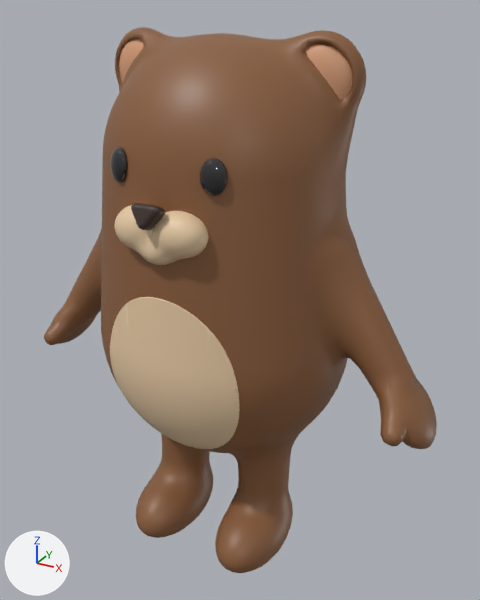
What one commit did to the glTF model models/Bear.glb.
Both versions are drawn from a 50 mm camera at (0.587, -1.003, 1.018) aimed at (0.026, 0.016, 0.508). Every picture has the same lights, and +X, +Y and +Z are marked at lower left. The picture after the commit comes second.

Objects in the first picture: 'Bear'.
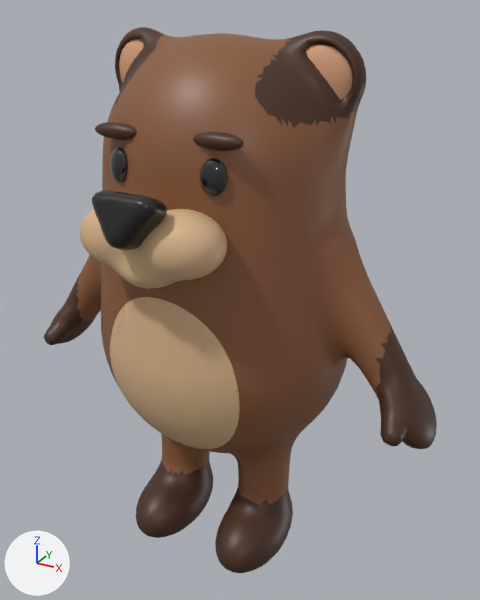
Where the change shows, as pixel boxes (x1, y1, x2, y2) in the pictures (480 x 600 px; the box of a moved part takes in the faces that stretch with it):
'Bear', recoloured, reshaped (beige to brown): (44, 27, 437, 573) in both
part 1 of me_skin, moved or reshaped: before (114, 205, 209, 265); after (80, 208, 227, 289)
part 2 of me_skin, moved or reshaped: before (131, 203, 165, 231); after (92, 190, 167, 250)
part 3 of me_skin, added (brown): after (193, 132, 244, 151)
part 4 of me_skin, added (brown): after (95, 122, 137, 140)
part 5 of me_skin, recoloured: (44, 27, 437, 573) in both

Diff of the bpy script that builds the scene:
```diff
--- a/models/Bear.glb.py
+++ b/models/Bear.glb.py
@@ mat_cream @@
 mat_cream = principled_material('Cream')
-mat_cream.base_color = (0.807, 0.597, 0.381)  # beige #e8cba6
+mat_cream.base_color = (0.694, 0.462, 0.262)  # beige #d9b58c
 mat_cream.roughness = 0.48
@@ mat_nose @@
 mat_nose = principled_material('Nose')
-mat_nose.base_color = (0.0423, 0.0232, 0.0185)  # brown #3a2a25
+mat_nose.base_color = (0.011, 0.0075, 0.00605)  # black #1b1512
 mat_nose.roughness = 0.32
@@ mat_dark @@
+mat_dark = principled_material('Dark')
+mat_dark.base_color = (0.0685, 0.0262, 0.0116)  # brown #4a2d1c
+mat_dark.roughness = 0.46
@@ me_skin @@
 # used by ob_bear; location = (0.0, 0.0, 0.0)
-me_skin.from_pydata(...)  # 13658 vertices, 27284 faces; spans x -0.422..0.422, y -0.243..0.3, z 0.0..0.987
+me_skin.from_pydata(...)  # 14022 vertices, 28004 faces; spans x -0.422..0.422, y -0.311..0.3, z 0.0..0.987
+# me_skin part 1: the loose piece of 962 vertices spanning x -0.083..0.083, y -0.227..-0.156, z 0.646..0.737 is scaled about its middle by (1.5, 1.75, 1.4), then moved by (0.0, -0.024, -0.01)
+# me_skin part 2: the loose piece of 188 vertices spanning x -0.027..0.027, y -0.243..-0.207, z 0.71..0.75 is scaled about its middle by 2.1, then moved by (0.0, -0.049, 0.006)
+# me_skin part 3: a new loose piece, a UV sphere (20 segments, 10 rings, poles along z) spanning x 0.05..0.134, y -0.182..-0.154, z 0.829..0.855, in mat_dark (brown #4a2d1c)
+# me_skin part 4: a new loose piece, a UV sphere (20 segments, 10 rings, poles along z) spanning x -0.134..-0.05, y -0.182..-0.154, z 0.829..0.855, in mat_dark (brown #4a2d1c)
+# me_skin part 5: 4823 faces spanning x -0.422..0.422, y -0.164..0.111, z 0.0..0.987 switch from mat_skin (brown #8b5e3c) to mat_dark (brown #4a2d1c)
 me_skin.materials.append(mat_cream)
```
